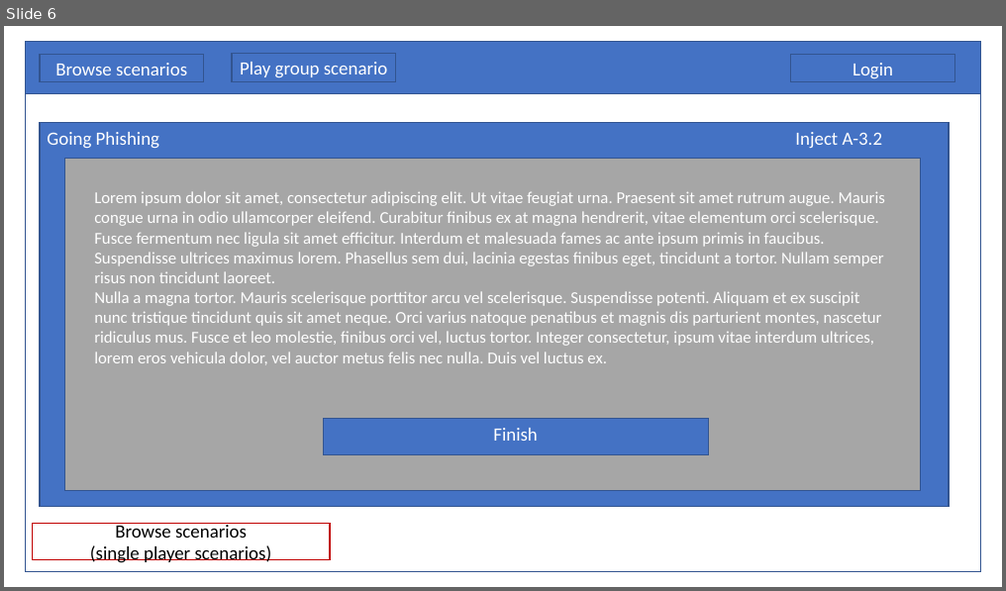
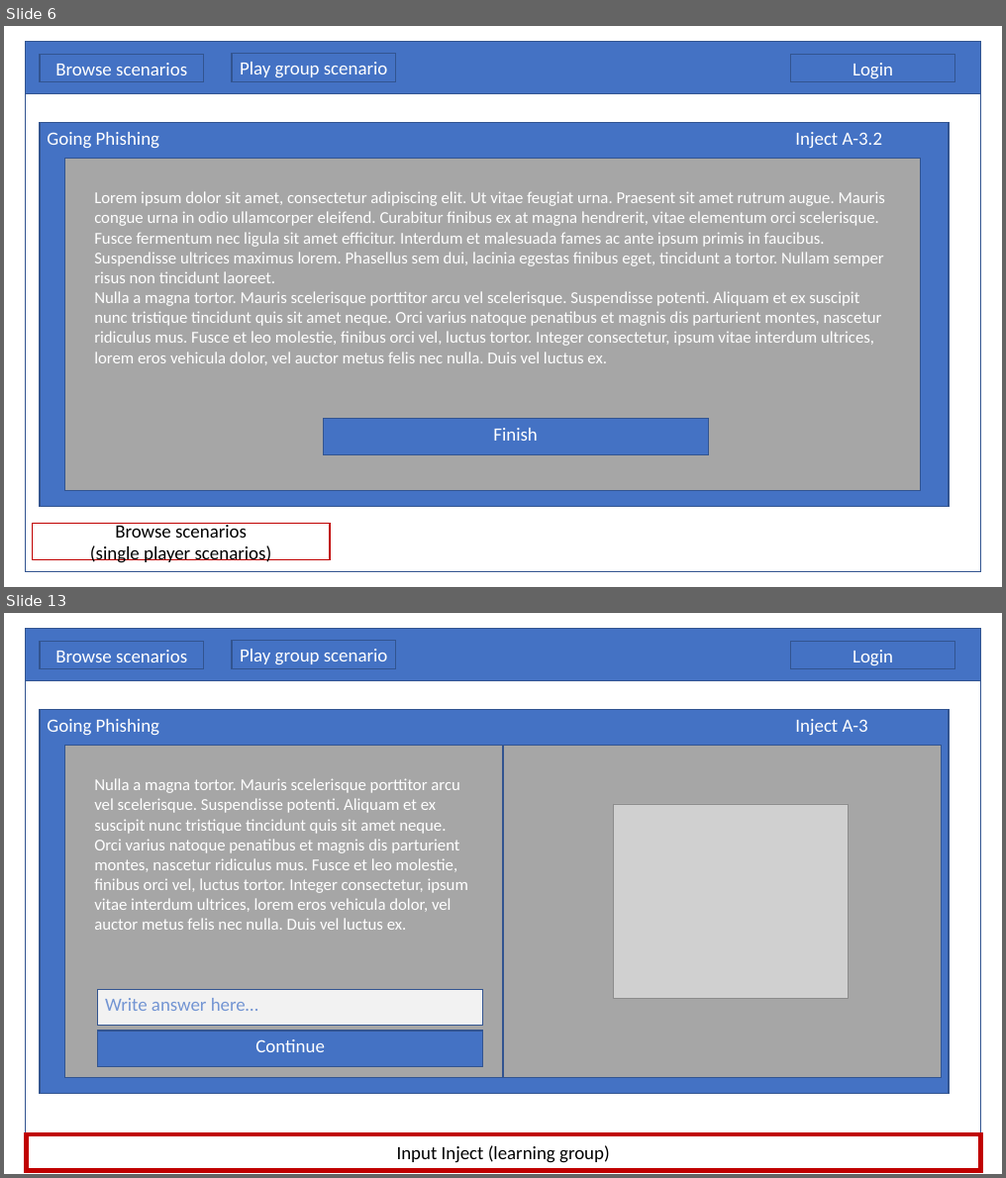
Before and after one commit to Elias-Ladenburger/CSEP, a slide deck: artefacts/concept-1.0/ideation/Lofi Wireframes.pptx. Shown one above the other, each under a label of ours: slide 6 before the commit, slides 6 and 13 after it; the slides between them are not shown. The pictures are 1006x591 and 1006x1178 pixels, drawn with LibreOffice and Linux fonts; fonts in the diff are those of the drawing; grey boxes stand for pictures. Boxes give left, top, right and bottom in pixels: in the first picture for what was removed or moved away, otherwise in the second. Text is boxed around its words. In the diff, an @@ line names an element or a change of style, - is before the commit and + after.

```diff
--- a/artefacts/concept-1.0/ideation/Lofi Wireframes.pptx
+++ b/artefacts/concept-1.0/ideation/Lofi Wireframes.pptx
@@ slide 13 added at [4,613,1002,1174], background #FFFFFF @@
@@ rectangle added at [26,628,981,1134], fill #FFFFFF, outline #325491 1 pt @@
@@ rectangle added at [26,628,981,680], fill #4472C4, outline #325491 1 pt @@
@@ rectangle added at [40,641,204,669], outline #325491 1 pt, 18 pt, text #FFFFFF @@
+Browse scenarios
@@ rectangle added at [232,640,395,668], outline #325491 1 pt, 18 pt, text #FFFFFF @@
+Play group scenario
@@ rectangle added at [791,641,954,669], outline #325491 1 pt, 18 pt, text #FFFFFF @@
+Login
@@ rectangle added at [40,710,948,1093], fill #4472C4, outline #325491 1 pt, 18 pt, text #FFFFFF @@
+Going Phishing Inject A-3
@@ rectangle added at [64,745,503,1078], fill #A6A6A6, outline #325491 1 pt, 16 pt, text #FFFFFF @@
+Nulla a magna tortor. Mauris scelerisque porttitor arcu vel scelerisque. Suspendisse potenti. Aliquam et ex suscipit nunc tristique tincidunt quis sit amet neque. Orci varius natoque penatibus et magnis dis parturient montes, nascetur ridiculus mus. Fusce et leo molestie, finibus orci vel, luctus tortor. Integer consectetur, ipsum vitae interdum ultrices, lorem eros vehicula dolor, vel auctor metus felis nec nulla. Duis vel luctus ex.
@@ rectangle added at [503,745,942,1078], fill #A6A6A6, outline #325491 1 pt @@
@@ picture added at [614,804,847,998] @@
@@ rectangle added at [98,989,483,1026], fill #F2F2F2, outline #325491 1 pt, 18 pt, text #7395D3 @@
+Write answer here…
@@ rectangle added at [98,1031,483,1067], fill #4472C4, outline #325491 1 pt, 18 pt, text #FFFFFF @@
+Continue
@@ rectangle added at [27,1135,981,1171], outline #C00000 4.5 pt, 18 pt, text #000000 @@
+Input Inject (learning group)
```
Also in this commit, not shown: 8 slides changed, 6 other slides added, 1 slide removed.
